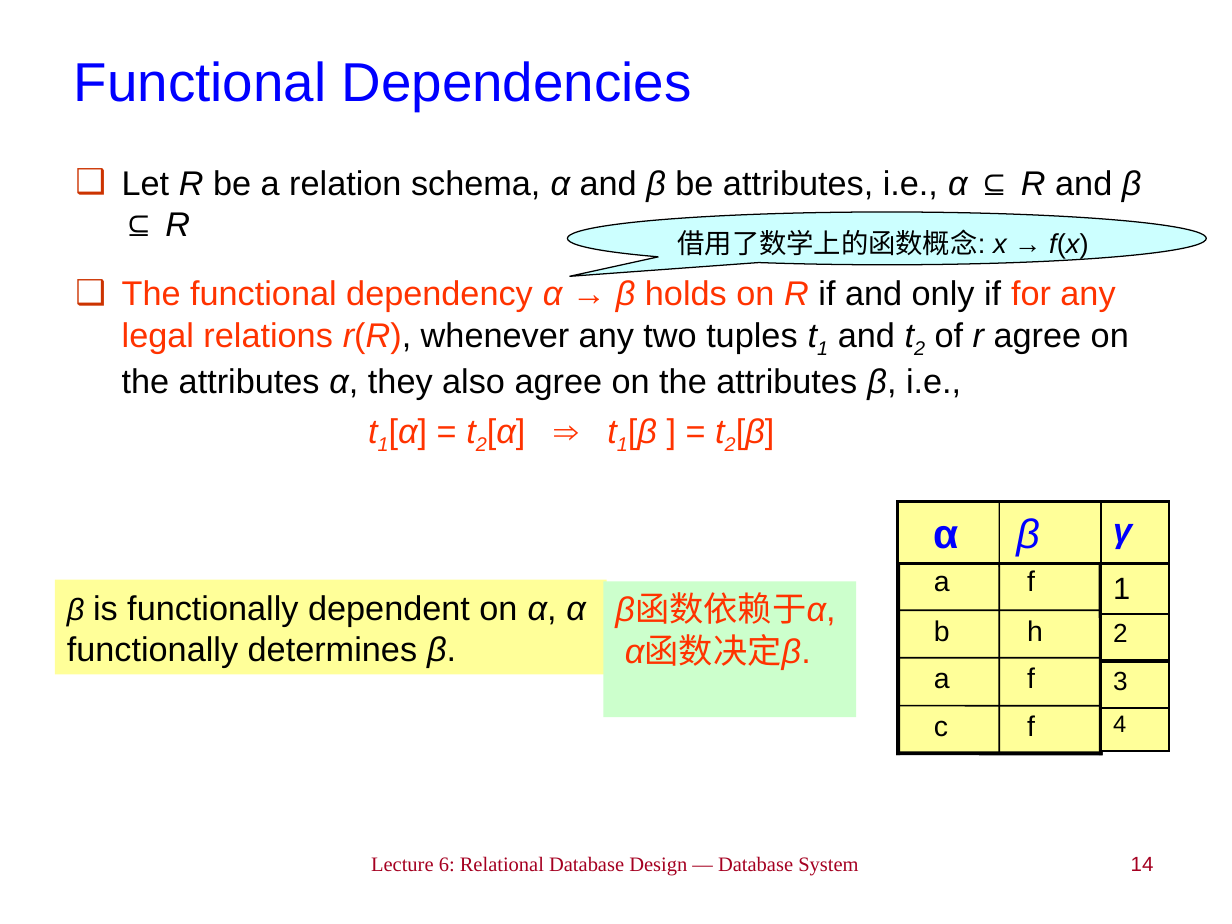
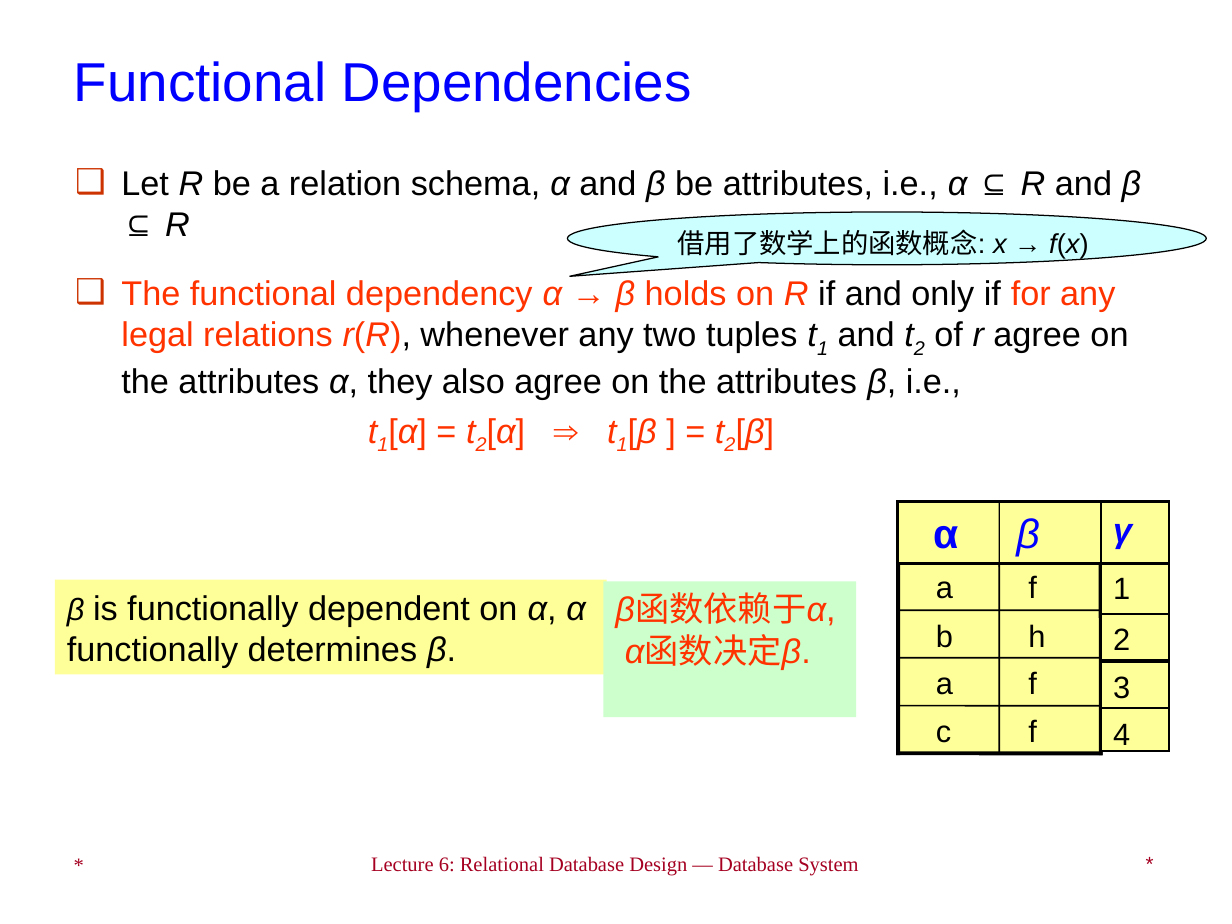
Before and after one commit to LukeLIN-web/DataBase-System-learning, a slide deck: slide 14 of PPT/Lec 6_Relational Database Design.ppt. Drawn at 1232x924 pixels with LibreOffice and Linux fonts; fonts in the diff are those of the drawing. Boxes give left, top, right and bottom in pixels: in the first picture for what was removed or moved away, otherwise in the second. Text is boxed around its words. In the diff, an @@ line names an element or a change of style, - is before the commit and + after.

```diff
--- a/PPT/Lec 6_Relational Database Design.ppt
+++ b/PPT/Lec 6_Relational Database Design.ppt
@@ size 16.6 to 18 pt; line spacing 0.9 to 1 in 8 elements at (x1=999, y1=706, x2=1100, y2=754), (x1=898, y1=706, x2=999, y2=754), (x1=1028, y1=671, x2=1037, y2=694), (x1=936, y1=677, x2=953, y2=695), (x1=1028, y1=624, x2=1045, y2=647), (x1=936, y1=624, x2=953, y2=648), (x1=1028, y1=575, x2=1037, y2=598), (x1=936, y1=581, x2=953, y2=599) @@
@@ rectangle "2" at (x1=1101, y1=614, x2=1169, y2=659): size 15.3 to 18 pt; line spacing 0.9 to 1 @@
@@ rectangle "3" at (x1=1101, y1=662, x2=1169, y2=707): size 15.3 to 18 pt; line spacing 0.9 to 1 @@
@@ rectangle "4" at (x1=1101, y1=708, x2=1169, y2=752): size 13.9 to 18 pt; line spacing 0.8 to 1 @@
@@ text added at (x1=62, y1=845, x2=243, y2=899), 12 pt, text #A50021 @@
+*
@@ text at (x1=1131, y1=857, x2=1154, y2=871): text changed @@
-14
+*
```
Also in this commit, not shown: 84 other slides changed, 23 other files.
